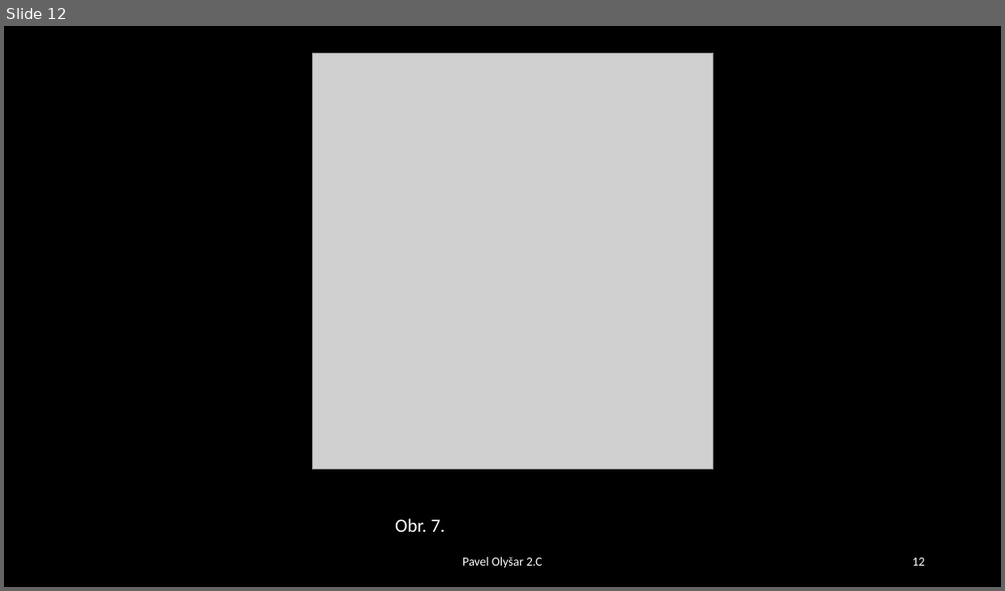
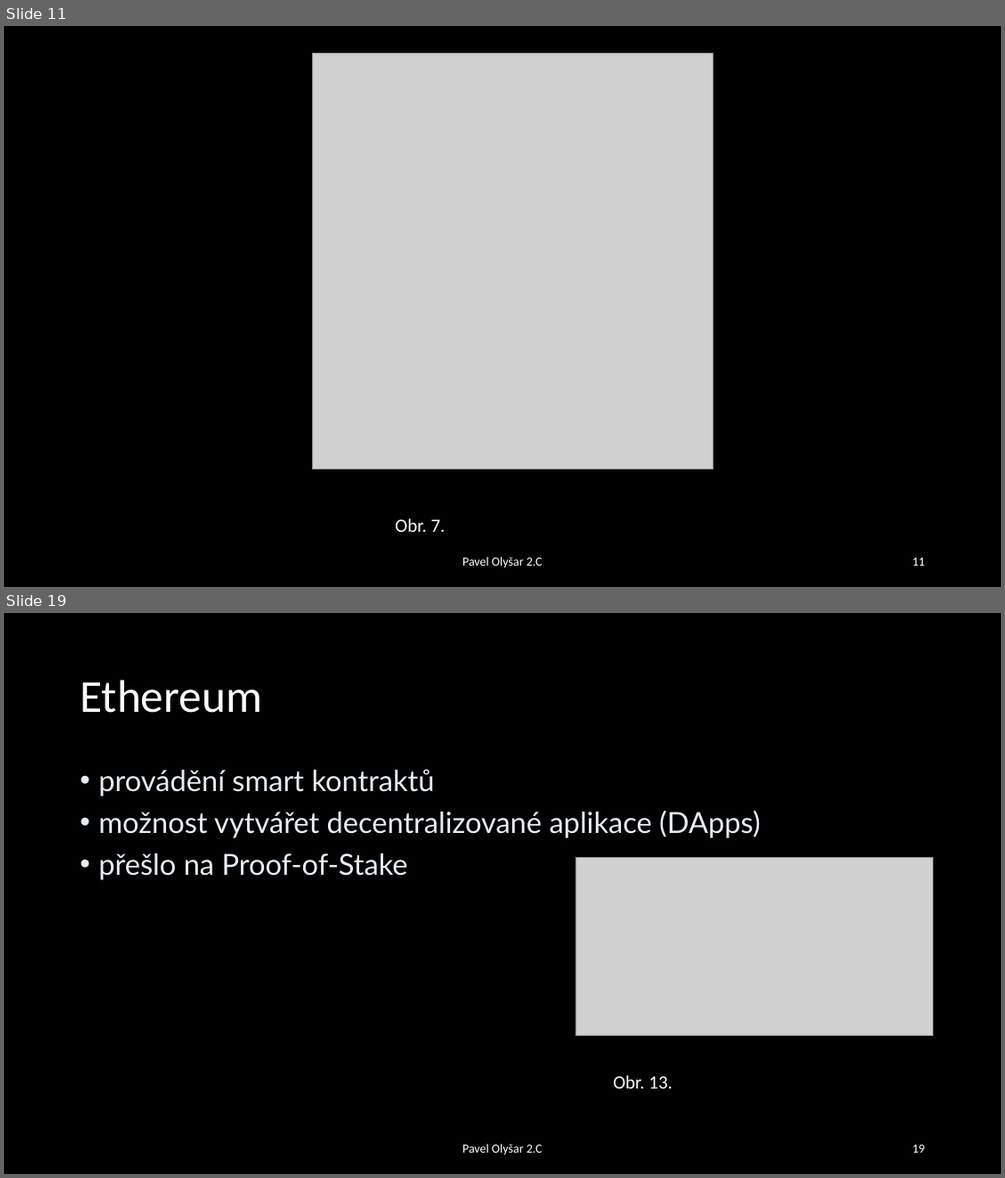
Before and after one commit to PavelOlysar/BlockchainProject, a slide deck: Skripta/Blockchain - Pavel Olyšar.pptx. Shown one above the other, each under a label of ours: slide 12 before the commit, slides 11 and 19 after it; the slides between them are not shown. The pictures are 1005x591 and 1005x1178 pixels, drawn with LibreOffice and Linux fonts; fonts in the diff are those of the drawing; grey boxes stand for pictures. Boxes give left, top, right and bottom in pixels: in the first picture for what was removed or moved away, otherwise in the second. Text is boxed around its words. In the diff, an @@ line names an element or a change of style, - is before the commit and + after.

```diff
--- a/Skripta/Blockchain - Pavel Olyšar.pptx
+++ b/Skripta/Blockchain - Pavel Olyšar.pptx
@@ slide 19 added at box(4, 613, 1001, 1174), background #000000 @@
@@ title added at box(80, 680, 262, 713), 44 pt, text #FFFFFF @@
+Ethereum
@@ text added at box(98, 769, 760, 880), 28 pt, text #E6EDF3 @@
+• provádění smart kontraktů
+• možnost vytvářet decentralizované aplikace (DApps)
+• přešlo na Proof-of-Stake
@@ picture added at box(575, 857, 932, 1036) @@
@@ text added at box(613, 1075, 672, 1088), 18 pt, text #FFFFFF @@
+Obr. 13.
@@ text added at box(462, 1143, 542, 1155), 12 pt, text #FFFFFF @@
+Pavel Olyšar 2.C
@@ page number added at box(912, 1144, 924, 1152), 12 pt, text #FFFFFF @@
+19
@@ what was slide 12 is now slide 11 @@
@@ page number at box(912, 557, 924, 565): text changed @@
-12
+11
```
Also in this commit, not shown: 4 slides changed, 7 other slides added, 1 slide removed.
